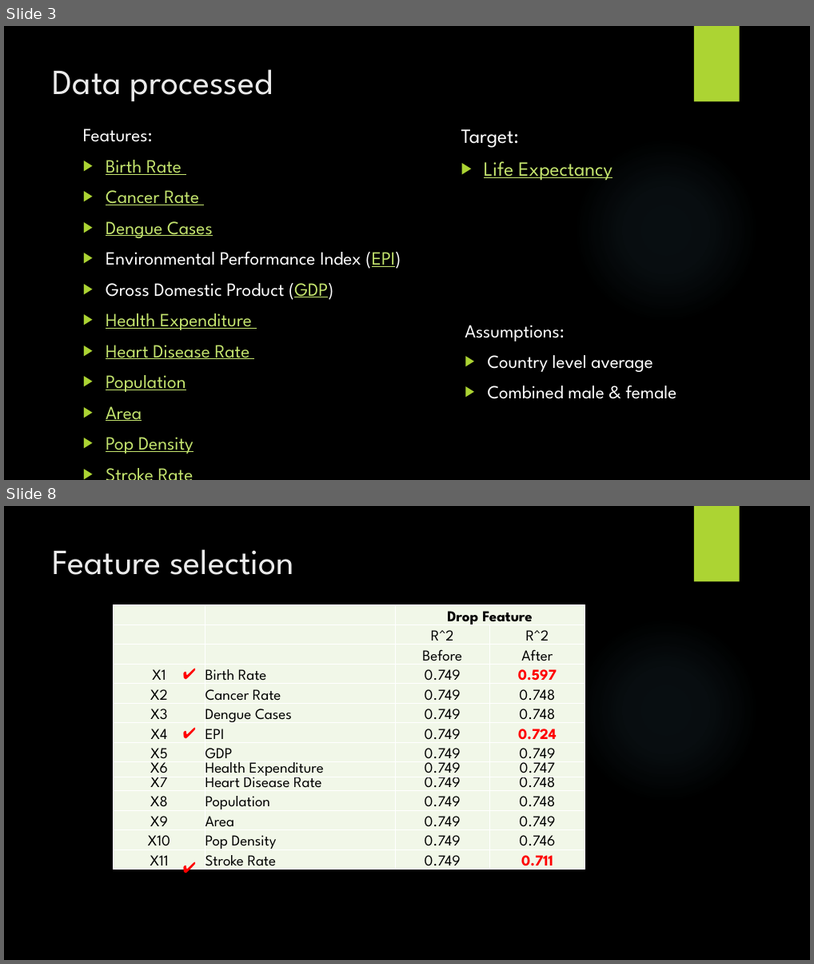
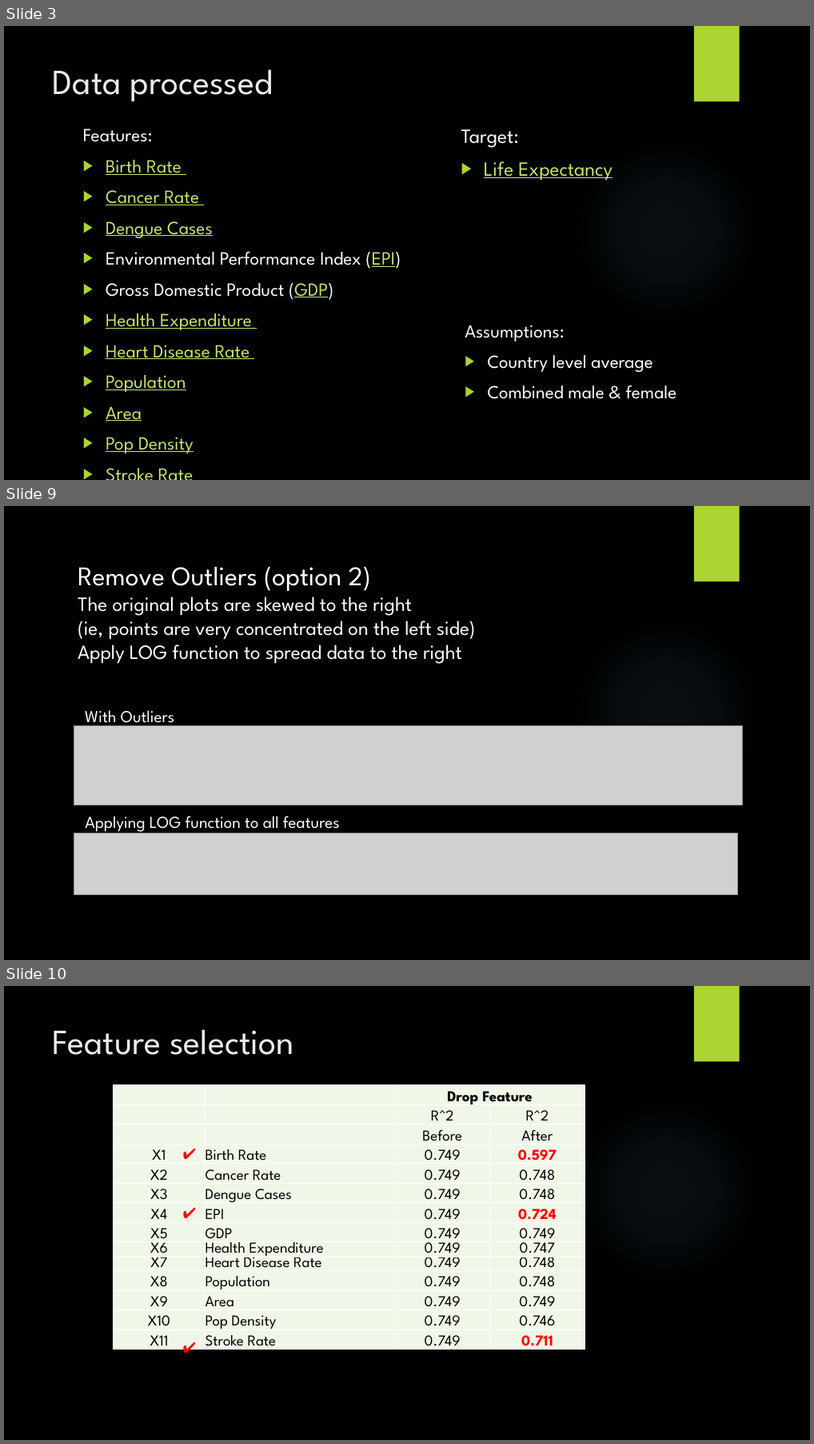
Before and after one commit to JNYH/Project-Luther, a slide deck: RegressionAnalysis.pptx. Shown one above the other, each under a label of ours: slides 3 and 8 before the commit, slides 3, 9 and 10 after it; the slides between them are not shown. The pictures are 814x964 and 814x1444 pixels, drawn with LibreOffice and Linux fonts; fonts in the diff are those of the drawing; grey boxes stand for pictures; background and template pictures are left out. Boxes give left, top, right and bottom in pixels: in the first picture for what was removed or moved away, otherwise in the second. Text is boxed around its words. In the diff, an @@ line names an element or a change of style, - is before the commit and + after.

```diff
--- a/RegressionAnalysis.pptx
+++ b/RegressionAnalysis.pptx
@@ slide 9 added at (4,506,810,960), background picture (left out); not listed: 2 template elements that a slide beside it also shows @@
@@ text added at (78,566,475,664), 24 pt, text #FFFFFF @@
+Remove Outliers (option 2)
+The original plots are skewed to the right
+(ie, points are very concentrated on the left side)
+Apply LOG function to spread data to the right
@@ text added at (85,710,174,727), 20 pt, text #FFFFFF @@
+With Outliers
@@ picture added at (74,725,742,804) @@
@@ text added at (85,816,340,832), 20 pt, text #FFFFFF @@
+Applying LOG function to all features
@@ picture added at (74,832,738,894) @@
@@ what was slide 8 is now slide 10 @@
```
Also in this commit, not shown: 6 slides changed, 1 other slide added.
